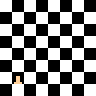
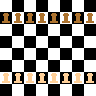
The second 96x96 image is a revision of the first. Changes to its layers:
added group "chess figures black" with 8 layers above "chess figures white" over 2, 13, 94, 23
added layer "pawn copy 7" in group "chess figures black" over 86, 13, 94, 23
added layer "pawn copy 6" in group "chess figures black" over 74, 13, 82, 23
added layer "pawn copy 5" in group "chess figures black" over 62, 13, 70, 23
added layer "pawn copy 4" in group "chess figures black" over 50, 13, 58, 23
added layer "pawn copy 3" in group "chess figures black" over 38, 13, 46, 23
added layer "pawn copy 2" in group "chess figures black" over 26, 13, 34, 23
added layer "pawn copy" in group "chess figures black" over 14, 13, 22, 23
added layer "pawn" (1st of 2, in "chess figures black") in group "chess figures black" over 2, 13, 10, 23
added group "chess figures white" with 8 layers above "Rectangle 1" over 2, 73, 94, 83
added layer "pawn copy 14" in group "chess figures white" over 86, 73, 94, 83
added layer "pawn copy 13" in group "chess figures white" over 74, 73, 82, 83
added layer "pawn copy 12" in group "chess figures white" over 62, 73, 70, 83
added layer "pawn copy 11" in group "chess figures white" over 50, 73, 58, 83
added layer "pawn copy 10" in group "chess figures white" over 38, 73, 46, 83
added layer "pawn copy 9" in group "chess figures white" over 26, 73, 34, 83
added layer "pawn copy 8" in group "chess figures white" over 14, 73, 22, 82
renamed "Layer 3" to "pawn", moved it into group "chess figures white", painted on it over 2, 73, 22, 84
